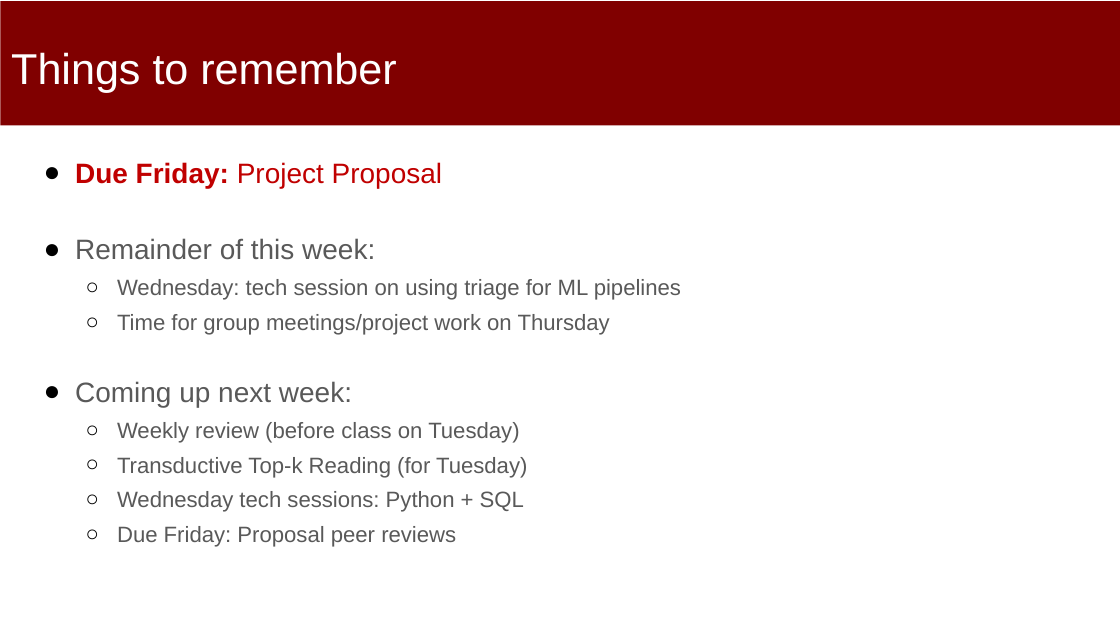
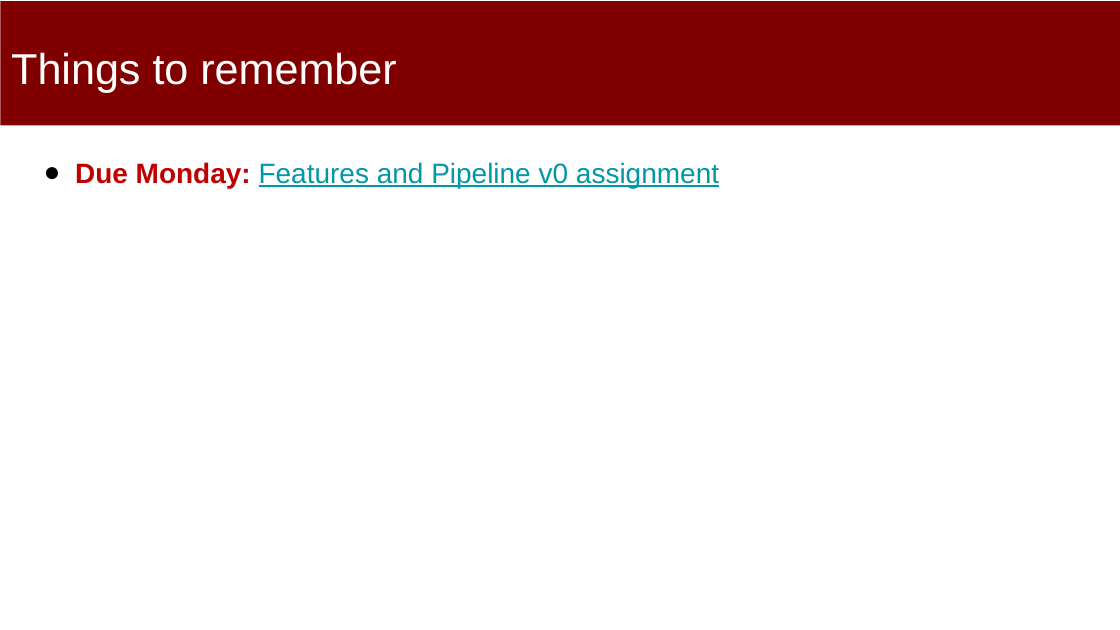
Before and after one commit to dssg/MLinPractice, a slide deck: slide 2 of Lectures/Lecture8-Machine-Learning-Pipelines.pptx. Drawn at 1120x630 pixels with LibreOffice and Linux fonts; fonts in the diff are those of the drawing. Boxes give left, top, right and bottom in pixels: in the first picture for what was removed or moved away, otherwise in the second. Text is boxed around its words. In the diff, an @@ line names an element or a change of style, - is before the commit and + after.

Commit message:
added pipelines

```diff
--- a/Lectures/Lecture8-Machine-Learning-Pipelines.pptx
+++ b/Lectures/Lecture8-Machine-Learning-Pipelines.pptx
@@ text at (75, 162, 719, 188): text changed; size 19 to 24 pt; text colour #595959 to #0097A7 @@
-● Due Friday: Project Proposal
-● Remainder of this week:
-  ○ Wednesday: tech session on using triage for ML pipelines
-  ○ Time for group meetings/project work on Thursday
-● Coming up next week:
-  ○ Weekly review (before class on Tuesday)
-  ○ Transductive Top-k Reading (for Tuesday)
-  ○ Wednesday tech sessions: Python + SQL
-  ○ Due Friday: Proposal peer reviews
+● Due Monday: Features and Pipeline v0 assignment
```
Also in this commit, not shown: 3 other slides changed, 4 slides added, 10 slides removed.
